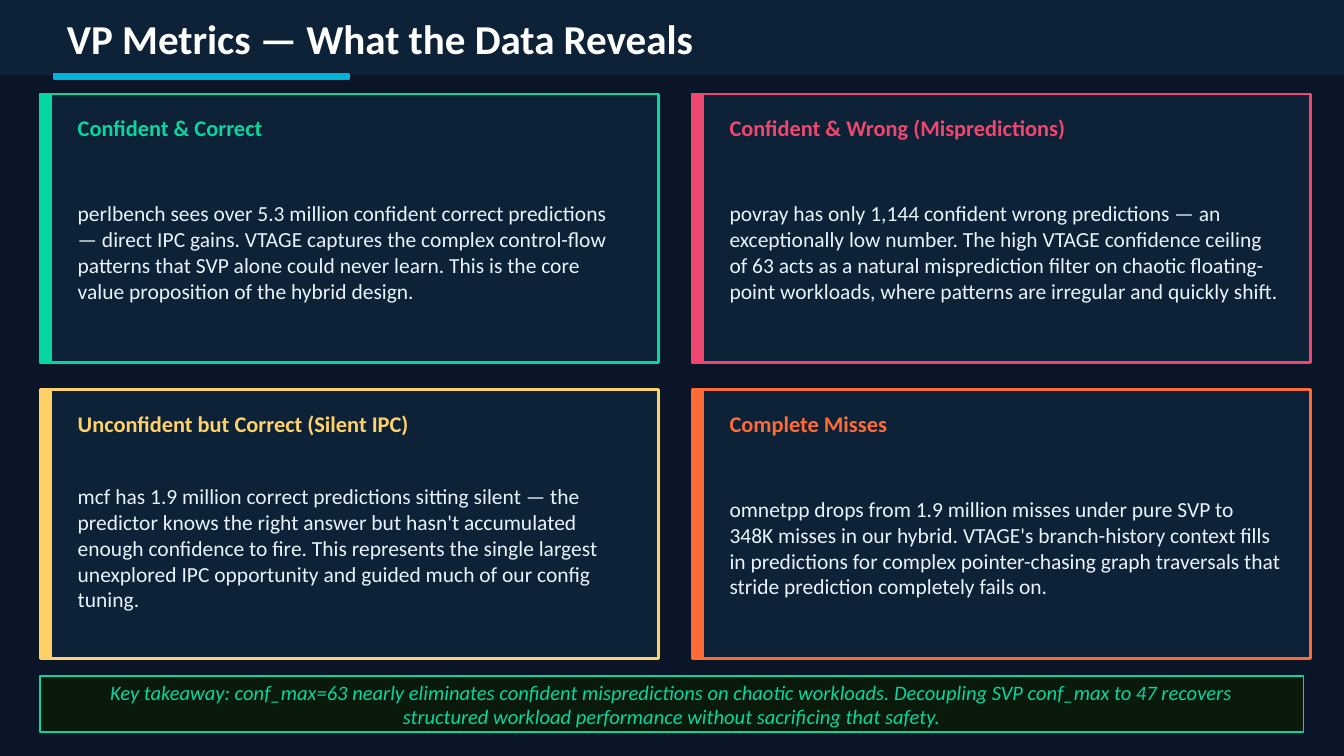
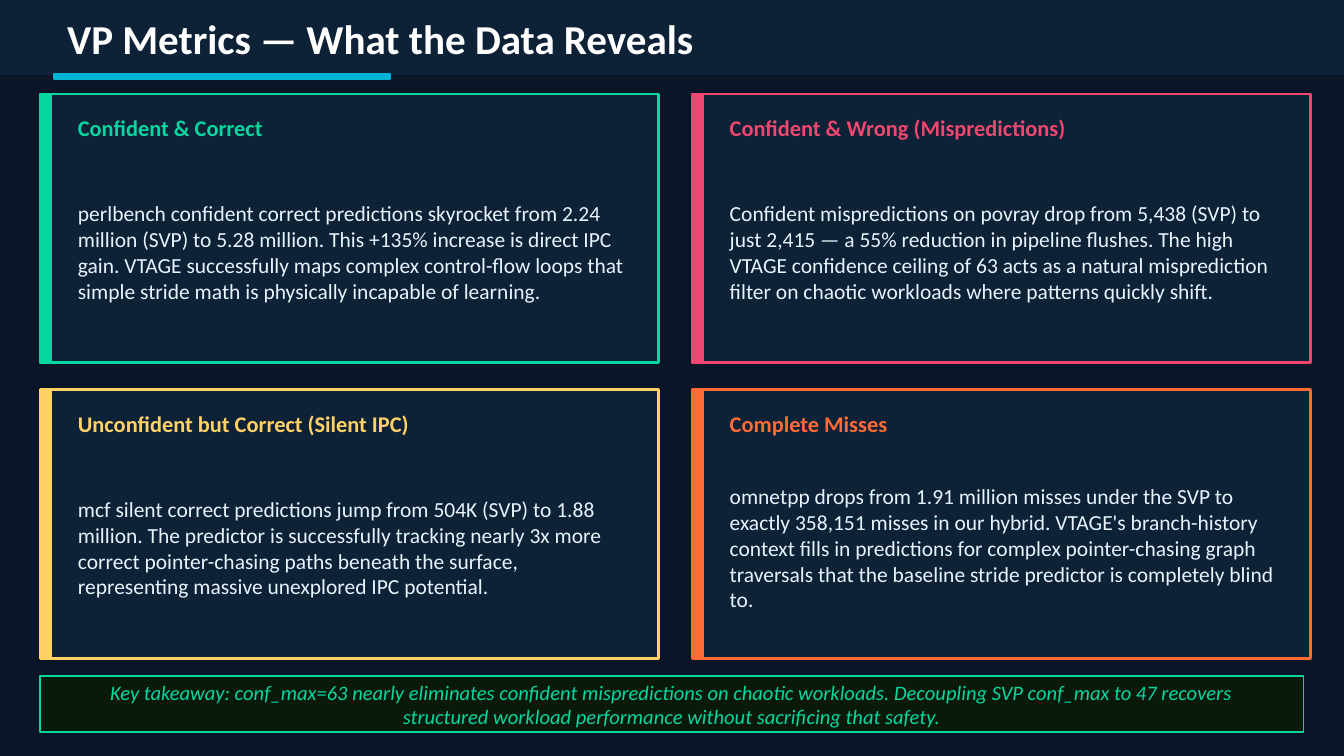
Before and after one commit to atshah29/aadesh-portfolio, a slide deck: slide 10 of public/assets/value-predictor-slides.pptx (slide 8 before the commit). Drawn at 1344x756 pixels with LibreOffice and Linux fonts; fonts in the diff are those of the drawing. Boxes give left, top, right and bottom in pixels: in the first picture for what was removed or moved away, otherwise in the second. Text is boxed around its words. In the diff, an @@ line names an element or a change of style, - is before the commit and + after.

```diff
--- a/public/assets/value-predictor-slides.pptx
+++ b/public/assets/value-predictor-slides.pptx
@@ rectangle: place and size @@
-rectangle at bbox=[54, 74, 349, 79]
+rectangle at bbox=[54, 74, 390, 79]
@@ text at bbox=[78, 206, 623, 303]: text changed @@
-perlbench sees over 5.3 million confident correct predictions — direct IPC gains. VTAGE captures the complex control-flow patterns that SVP alone could never learn. This is the core value proposition of the hybrid design.
+perlbench confident correct predictions skyrocket from 2.24 million (SVP) to 5.28 million. This +135% increase is direct IPC gain. VTAGE successfully maps complex control-flow loops that simple stride math is physically incapable of learning.
@@ text at bbox=[730, 205, 1268, 303]: text changed @@
-povray has only 1,144 confident wrong predictions — an exceptionally low number. The high VTAGE confidence ceiling of 63 acts as a natural misprediction filter on chaotic floating-point workloads, where patterns are irregular and quickly shift.
+Confident mispredictions on povray drop from 5,438 (SVP) to just 2,415 — a 55% reduction in pipeline flushes. The high VTAGE confidence ceiling of 63 acts as a natural misprediction filter on chaotic workloads where patterns quickly shift.
@@ text at bbox=[78, 501, 601, 598]: text changed @@
-mcf has 1.9 million correct predictions sitting silent — the predictor knows the right answer but hasn't accumulated enough confidence to fire. This represents the single largest unexplored IPC opportunity and guided much of our config tuning.
+mcf silent correct predictions jump from 504K (SVP) to 1.88 million. The predictor is successfully tracking nearly 3x more correct pointer-chasing paths beneath the surface, representing massive unexplored IPC potential.
@@ text at bbox=[730, 489, 1273, 607]: text changed @@
-omnetpp drops from 1.9 million misses under pure SVP to 348K misses in our hybrid. VTAGE's branch-history context fills in predictions for complex pointer-chasing graph traversals that stride prediction completely fails on.
+omnetpp drops from 1.91 million misses under the SVP to exactly 358,151 misses in our hybrid. VTAGE's branch-history context fills in predictions for complex pointer-chasing graph traversals that the baseline stride predictor is completely blind to.
```
Also in this commit, not shown: 7 other slides changed, 5 slides added, 2 slides removed, 11 other files.
